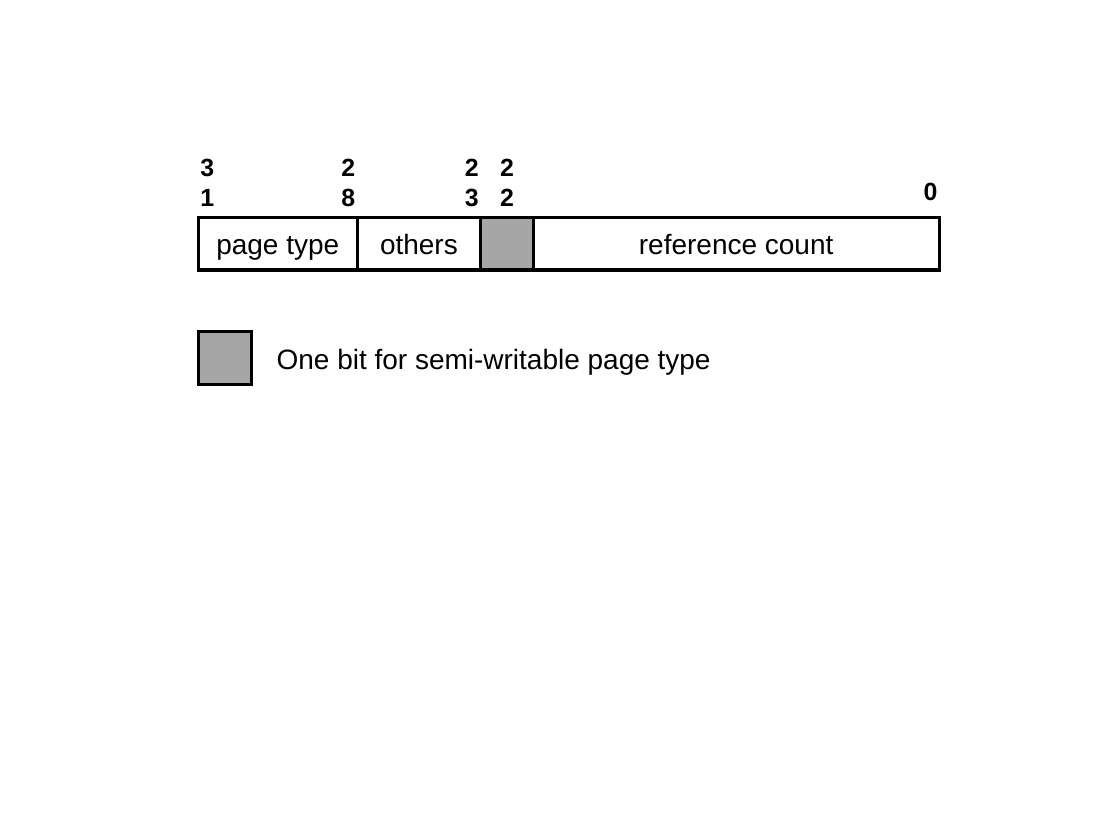
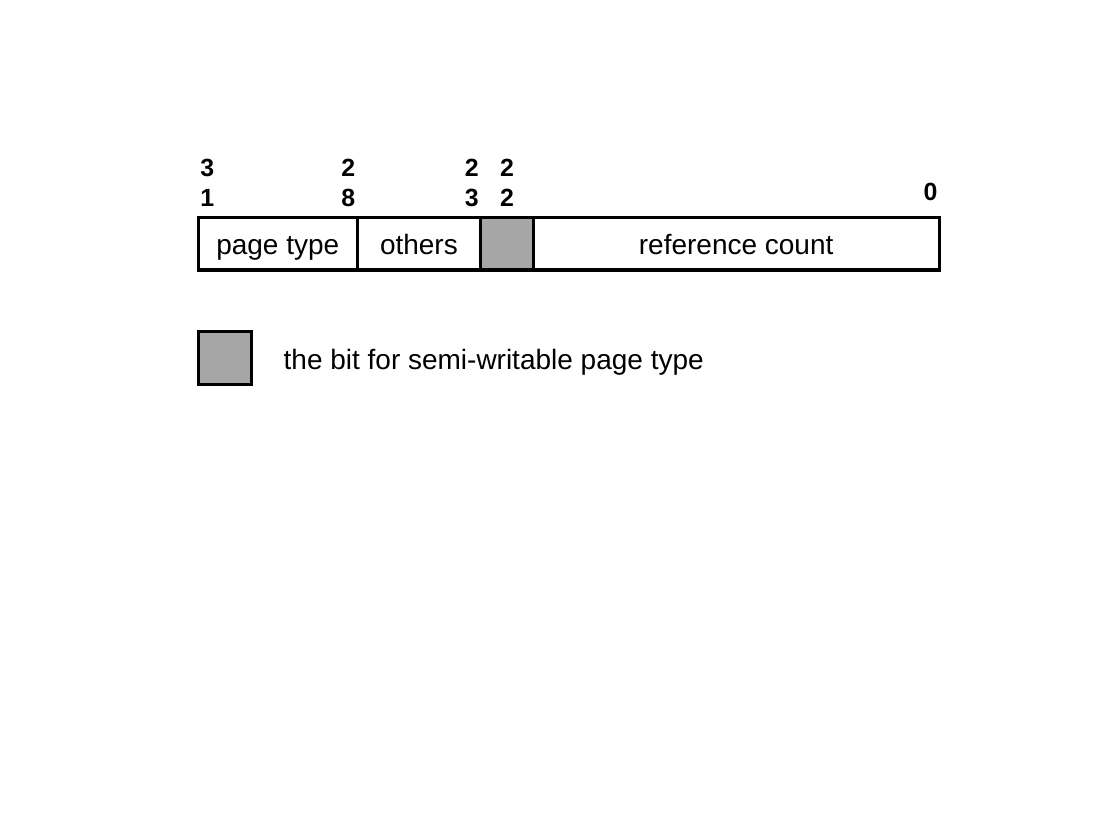
Before and after one commit to strongerwill/FastIO, a slide deck: slide 1 of doc/paper/image/implementation/cache-flag-representation.ppt. Drawn at 1120x840 pixels with LibreOffice and Linux fonts; fonts in the diff are those of the drawing. Boxes give left, top, right and bottom in pixels: in the first picture for what was removed or moved away, otherwise in the second. Text is boxed around its words. In the diff, an @@ line names an element or a change of style, - is before the commit and + after.

```diff
--- a/doc/paper/image/implementation/cache-flag-representation.ppt
+++ b/doc/paper/image/implementation/cache-flag-representation.ppt
@@ text at bbox=[284, 348, 704, 374]: text changed @@
-One bit for semi-writable page type
+the bit for semi-writable page type
```
Also in this commit, not shown: 1 other file.
